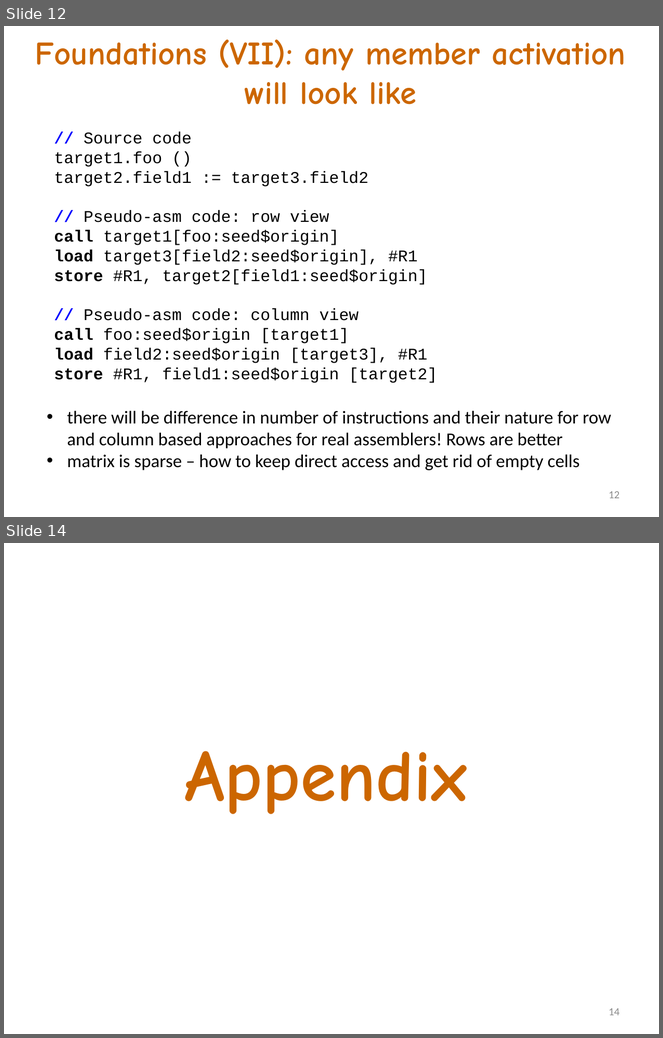
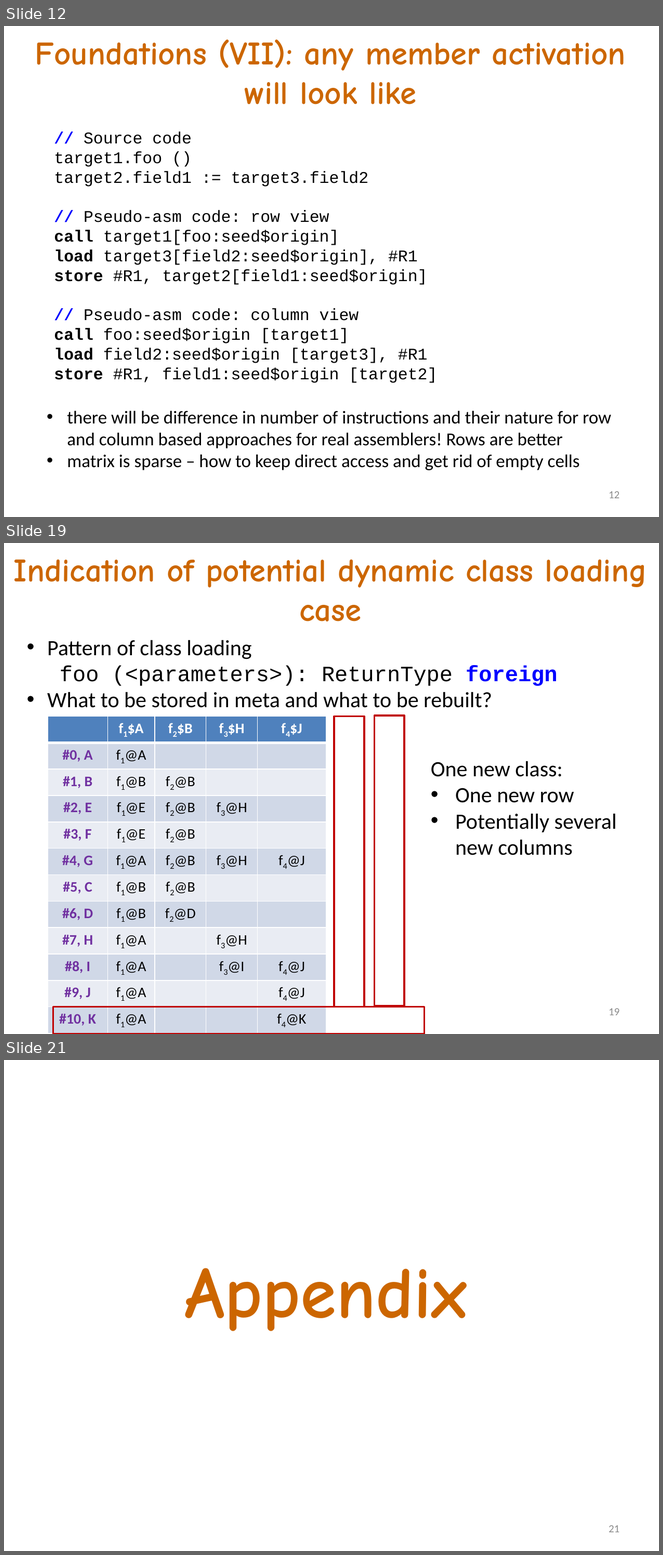
Before and after one commit to akanatov/SLang-, a slide deck: Docs/Incidence matrix and OOP.pptx. Shown one above the other, each under a label of ours: slides 12 and 14 before the commit, slides 12, 19 and 21 after it; the slides between them are not shown. The pictures are 663x1038 and 663x1555 pixels, drawn with LibreOffice and Linux fonts; fonts in the diff are those of the drawing. Boxes give left, top, right and bottom in pixels: in the first picture for what was removed or moved away, otherwise in the second. Text is boxed around its words. In the diff, an @@ line names an element or a change of style, - is before the commit and + after.

```diff
--- a/Docs/Incidence matrix and OOP.pptx
+++ b/Docs/Incidence matrix and OOP.pptx
@@ slide 19 added at [4,543,659,1034], background #FFFFFF @@
@@ title added at [14,559,647,622], 36 pt, text #CC6600, bold @@
+Indication of potential dynamic class loading case
@@ text added at [47,640,557,708], 24 pt, text #000000 @@
+• Pattern of class loading
+  foo (<parameters>): ReturnType foreign
+• What to be stored in meta and what to be rebuilt?
@@ table added at [48,717,326,1030], 12 rows, 5 columns @@
+ | f1$A | f2$B | f3$H | f4$J
+#0, A | f1@A |  |  | 
+#1, B | f1@B | f2@B |  | 
+#2, E | f1@E | f2@B | f3@H | 
+#3, F | f1@E | f2@B |  | 
+#4, G | f1@A | f2@B | f3@H | f4@J
+#5, C | f1@B | f2@B |  | 
+#6, D | f1@B | f2@D |  | 
+#7, H | f1@A |  | f3@H | 
+#8, I | f1@A |  | f3@I | f4@J
+#9, J | f1@A |  |  | f4@J
+#10, K | f1@A |  |  | f4@K
@@ rectangle added at [334,717,364,1007], outline #C00000 2 pt @@
@@ rectangle added at [374,715,404,1006], outline #C00000 2 pt @@
@@ text added at [431,761,617,856], 24 pt, text #000000 @@
+One new class:
+• One new row
+• Potentially several new columns
@@ rectangle added at [53,1007,425,1034], outline #C00000 2 pt @@
@@ page number added at [609,1008,620,1016], 12 pt, text #8C8C8C @@
+19
@@ what was slide 14 is now slide 21 @@
@@ page number at [609,1525,620,1533]: text changed @@
-14
+21
```
Also in this commit, not shown: 5 slides changed, 6 other slides added.
